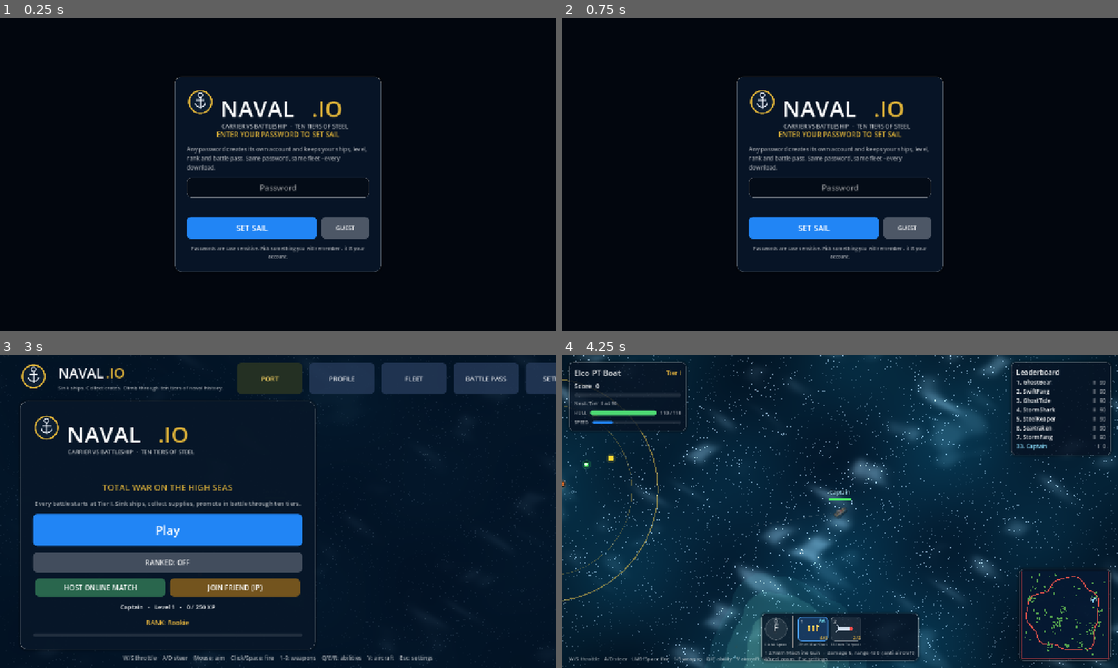
Above: before the commit, frames 1-4 (two rows, left to right).
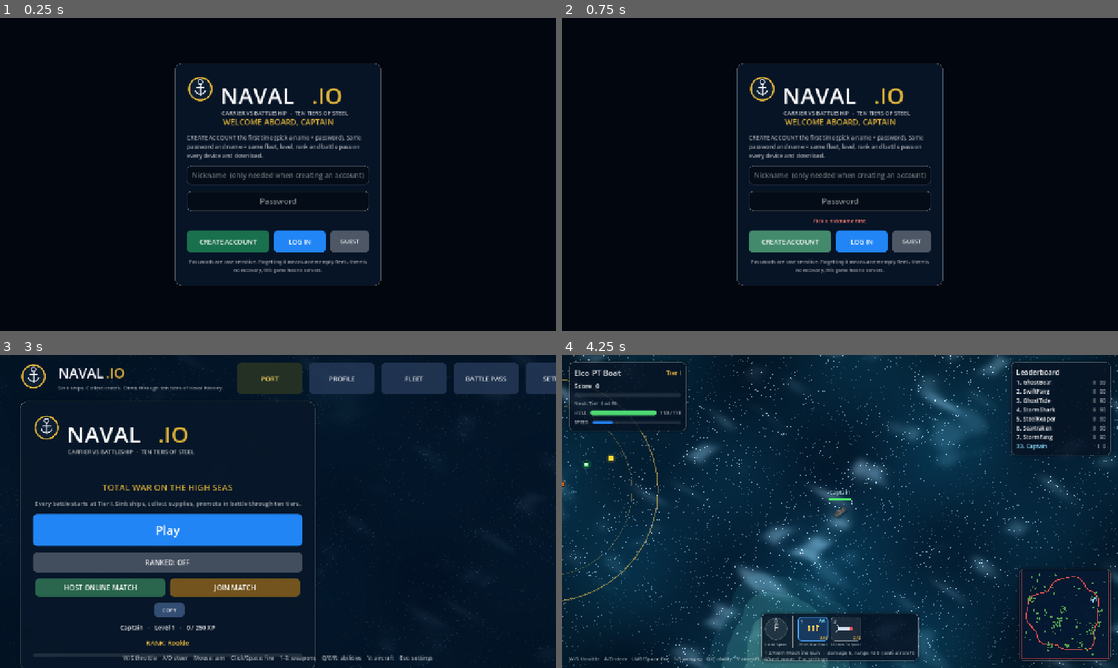
Above: after the commit, the same moments.

Repository: alaazbloob2-droid/My-first-game-
Game: Godot game, scene res://main.tscn
Two runs of this game, one before a commit and one after it. Both use one fixed random seed, a clock stepped at 60 frames per second and the inputs below.
Inputs (mouse positions are in pixels of both pictures, inside the frame that each line leads up to):
- Up to frame 1 (0.25 s): no input
- Up to frame 2 (0.75 s): click (795, 249) at 0.5 s, where only the run after the commit has a clickable "JOIN MATCH"
- Up to frame 3 (3 s): click "SET SAIL" (after the commit: "LOG IN") at 1.25 s; click (166, 608) at 2 s, where only the run after the commit has a clickable "COPY"; click "GUEST" at 2.75 s
- Up to frame 4 (4.25 s): click "Play" at 3.5 s

The runs differ from the first frame. In frame 1, 8.3% of the frame differs, in the area x 31-69%, y 14-86%; in frame 2, 8.3%; in frame 3, 1.6%; in frame 4, nothing differs.

Commit message:
Lobby for strangers: LAN match finder list, host address copy button, visible LEAVE BATTLE button, CREATE ACCOUNT flow, adaptive menu/HUD scaling with UI-size setting; Godot 4.2 verified
Co-authored-by: alaazbloob2-droid <alaazbloob2-droid@users.noreply.github.com>

Diff:
--- a/main.gd
+++ b/main.gd
@@ -346,6 +346,10 @@
 var net_crates_acc := 0.0
 var net_ev_shots: Array = []
 var net_ev_fx: Array = []
+var net_beacon: PacketPeerUDP = null
+var net_beacon_acc := 0.0
+var net_listen: PacketPeerUDP = null
+var net_matches: Dictionary = {}
 var bake_gen := 0
 var wgen := RandomNumberGenerator.new()
 var water_mat: ShaderMaterial
@@ -469,6 +473,7 @@
 	ui.play_pressed.connect(_on_play)
 	ui.host_requested.connect(_net_host)
 	ui.join_requested.connect(_net_client)
+	ui.match_picked.connect(_net_client)
 	ui.ship_picked.connect(_on_ship_picked)
 	ui.slot_clicked.connect(_select_weapon)
 	ui.ability_clicked.connect(_use_ability_player)
@@ -3735,6 +3740,7 @@
 	time += dt
 	vp_size = get_viewport_rect().size
 	_net_poll()
+	_net_match_listen(dt)
 	if net_mode == 1:
 		_net_host_apply(dt)
 	if net_mode == 2:
@@ -3837,6 +3843,7 @@
 		battle_time += dt
 	if net_mode == 1:
 		_net_host_frame(dt)
+		_net_beacon(dt)
 	prof["frame"] = lerpf(float(prof.get("frame", delta * 1000.0)), delta * 1000.0, 0.1)
 	if settings_dirty:
 		save_timer -= dt
@@ -4970,6 +4977,13 @@
 
 func _net_shutdown() -> void:
 	net_mode = 0
+	if net_beacon != null:
+		net_beacon.close()
+		net_beacon = null
+	if net_listen != null:
+		net_listen.close()
+		net_listen = null
+	net_matches.clear()
 	net_hello_sent = false
 	net_started = false
 	net_world_ready = false
@@ -4997,9 +5011,16 @@
 	var res: Array = NetScript.setup_upnp()
 	if bool(res[0]):
 		net_ip_hint = str(res[1])
-		ui.toast("Hosting! Friend picks JOIN and types: %s:%d" % [str(res[1]), NetScript.PORT])
+		ui.set_host_addr("%s:%d" % [net_ip_hint, NetScript.PORT])
+		ui.toast("Hosting! Friend picks JOIN and types: %s:%d" % [net_ip_hint, NetScript.PORT])
 	else:
-		ui.toast("Local match up - friends on YOUR wifi can join %s" % _local_ip_hint())
+		var lan := _local_ip_hint()
+		if lan.begins_with("local port"):
+			ui.set_host_addr(lan)
+			ui.toast("Match up on the local network - others find it in the match list.")
+		else:
+			ui.set_host_addr("%s:%d" % [lan, NetScript.PORT])
+			ui.toast("Local match up - friends on YOUR wifi can join %s" % lan)
 		ui.toast("Internet join needs port %d UDP open (UPnP said: %s)." % [NetScript.PORT, str(res[2])])
 	var peer := ENetMultiplayerPeer.new()
 	var err: int = peer.create_server(NetScript.PORT, 4)
@@ -5010,6 +5031,9 @@
 		return
 	net_mode = 1
 	net_peer = peer
+	net_beacon = PacketPeerUDP.new()
+	net_beacon.set_broadcast_enabled(true)
+	net_beacon_acc = 1.0
 	var nick := str(S.d.get("nick", "Admiral"))
 	if not D.nick_ok(nick):
 		nick = "Admiral"
@@ -5677,3 +5701,47 @@
 
 func _net_bcast(msg: Array) -> void:
 	_net_put(msg)
+
+func _net_beacon(dt: float) -> void:
+	if net_beacon == null or net_mode != 1:
+		return
+	net_beacon_acc += dt
+	if net_beacon_acc < 0.8:
+		return
+	net_beacon_acc = 0.0
+	var nick := str(S.d.get("nick", "Battle"))
+	if not D.nick_ok(nick):
+		nick = "Battle"
+	var npl := net_ships.size() + 1
+	net_beacon.set_dest_address("255.255.255.255", NetScript.DIS_PORT)
+	net_beacon.put_var([NetScript.DIS_TAG, "%s's battle (%d)" % [nick, npl], npl])
+	net_beacon.set_dest_address("127.0.0.1", NetScript.DIS_PORT)
+	net_beacon.put_var([NetScript.DIS_TAG, "%s's battle (%d)" % [nick, npl], npl])
+
+func _net_match_listen(_dt: float) -> void:
+	if net_mode != 0 or ui == null or ui.join_root == null or not ui.join_root.visible:
+		if net_listen != null:
+			net_listen.close()
+			net_listen = null
+		return
+	if net_listen == null:
+		net_listen = PacketPeerUDP.new()
+		if net_listen.bind(NetScript.DIS_PORT) != OK:
+			net_listen.close()
+			net_listen = null
+			return
+	while net_listen.get_available_packet_count() > 0:
+		var v: Variant = net_listen.get_var()
+		var ip := net_listen.get_packet_ip()
+		if v is Array and (v as Array).size() >= 3 and str((v as Array)[0]) == NetScript.DIS_TAG:
+			net_matches[ip] = [str((v as Array)[1]), int((v as Array)[2]), time]
+	var stale: Array = []
+	for ip in net_matches.keys():
+		if time - float(net_matches[ip][2]) > 3.5:
+			stale.append(ip)
+	for ip in stale:
+		net_matches.erase(ip)
+	var list: Array = []
+	for ip in net_matches.keys():
+		list.append([ip, str(net_matches[ip][0]), int(net_matches[ip][1])])
+	ui.set_matches(list)
--- a/net.gd
+++ b/net.gd
@@ -12,6 +12,12 @@
 # host and the friend build the world from the same seed.
 
 const PORT := 7070
+const DIS_PORT := 7071
+const DIS_TAG := "NAVALIO"
+
+# LAN match discovery: the host broadcasts a tiny beacon every second on the
+# local network; the join screen listens on DIS_PORT and lists live matches so
+# players on the same wifi never have to type an address.
 
 # client -> host
 const M_HELLO := 10   # [nick, paint_kind]
--- a/project.godot
+++ b/project.godot
@@ -5,7 +5,7 @@
 
 config/name="Naval IO"
 run/main_scene="res://main.tscn"
-config/features=PackedStringArray("4.7", "GL Compatibility")
+config/features=PackedStringArray("4.2", "GL Compatibility")
 
 [display]
 
--- a/settings.gd
+++ b/settings.gd
@@ -20,6 +20,7 @@
 	"bake": true,
 	"wakes": true,
 	"fx_density": 1.0,
+	"ui_scale": 1.0,
 	"shake": 1.0,
 	"fps_cap": 0,          # 0 = unlimited
 	"vsync": true,
@@ -89,6 +90,8 @@
 var keys: Dictionary = {}
 var account_key := ""
 var logged_in := false
+var login_missing := false
+var last_create_err := 0
 
 func _init() -> void:
 	reset_all()
@@ -127,12 +130,14 @@
 	return pin.sha256_text().substr(0, 24)
 
 func load_account(pin: String) -> bool:
-	var key := pin_hash(pin.strip_edges())
-	if key.is_empty():
+	login_missing = false
+	var pinx := pin.strip_edges()
+	var key := pin_hash(pinx)
+	if pinx.is_empty() or key.is_empty():
 		return false
-	account_key = key
 	var cf := ConfigFile.new()
 	if cf.load(ACC_PATH) == OK and cf.has_section(key):
+		account_key = key
 		for f_name in ACCOUNT_FIELDS:
 			if cf.has_section_key(key, f_name):
 				d[f_name] = cf.get_value(key, f_name)
@@ -140,15 +145,40 @@
 		season_check()
 		save_file()
 		return true
-	# fresh account for this PIN
+	login_missing = true
+	return false
+
+func password_taken(pin: String) -> bool:
+	var pinx := pin.strip_edges()
+	if pinx.is_empty():
+		return false
+	var cf := ConfigFile.new()
+	return cf.load(ACC_PATH) == OK and cf.has_section(pin_hash(pinx))
+
+func create_account(pin: String, nick: String) -> int:
+	# 0 ok, 1 password in use, 2 bad input
+	var pinx := pin.strip_edges()
+	if pinx.is_empty():
+		last_create_err = 2
+		return 2
+	var key := pin_hash(pinx)
+	if key.is_empty():
+		last_create_err = 2
+		return 2
+	var cf := ConfigFile.new()
+	if cf.load(ACC_PATH) == OK and cf.has_section(key):
+		last_create_err = 1
+		return 1
+	account_key = key
 	for f_name in ACCOUNT_FIELDS:
 		d[f_name] = DEFAULTS.get(f_name, d.get(f_name, 0))
-	d["nick"] = "Captain%04d" % (randi() % 10000)
+	d["nick"] = nick
 	d["season_start"] = int(Time.get_unix_time_from_system())
 	logged_in = true
 	store_account()
 	save_file()
-	return true
+	return 0
+
 
 func store_account() -> void:
 	if account_key.is_empty():
@@ -163,6 +193,7 @@
 	store_account()
 	account_key = ""
 	logged_in = false
+	login_missing = false
 
 func season_check() -> void:
 	var now := int(Time.get_unix_time_from_system())
--- a/ui.gd
+++ b/ui.gd
@@ -11,6 +11,7 @@
 signal exit_requested
 signal host_requested
 signal join_requested(ip: String)
+signal match_picked(ip: String)
 
 const D := preload("res://data.gd")
 const SettingsScript := preload("res://settings.gd")
@@ -48,6 +49,12 @@
 var join_root: Control
 var join_ip_edit: LineEdit
 var join_err: Label
+var match_list: VBoxContainer
+var match_msg: Label
+var match_rows: Array = []
+var host_addr_lbl: Label
+var leave_btn: Button
+var login_nick: LineEdit
 
 var lbl_class: Label
 var lbl_level: Label
@@ -141,13 +148,17 @@
 func setup(settings: SettingsScript) -> void:
 	S = settings
 	layer = 10
+	var full := Control.new()
+	full.mouse_filter = Control.MOUSE_FILTER_IGNORE
+	full.set_anchors_and_offsets_preset(Control.PRESET_FULL_RECT)
+	add_child(full)
+	full.resized.connect(_apply_ui_scale)
 	root = Control.new()
 	root.mouse_filter = Control.MOUSE_FILTER_IGNORE
 	var th := Theme.new()
 	th.default_font_size = 14
 	root.theme = th
-	add_child(root)
-	root.set_anchors_and_offsets_preset(Control.PRESET_FULL_RECT)
+	full.add_child(root)
 	_build_hud()
 	_build_menu()
 	_build_levelup()
@@ -174,6 +185,18 @@
 	root.add_child(lowhp_rect)
 	lowhp_rect.set_anchors_and_offsets_preset(Control.PRESET_FULL_RECT)
 	warn_lbl.visible = false
+	_apply_ui_scale()
+
+func _apply_ui_scale() -> void:
+	if root == null or root.get_parent() == null:
+		return
+	var vs: Vector2 = root.get_parent().size
+	if vs.y <= 1.0:
+		return
+	var sc := clampf(S.f("ui_scale"), 0.6, 2.5) * clampf(vs.y / 720.0, 0.75, 2.2)
+	root.scale = Vector2(sc, sc)
+	root.size = vs / sc
+	root.position = Vector2.ZERO
 
 func _process(dt: float) -> void:
 	if feed.is_empty():
@@ -371,6 +394,11 @@
 	root.add_child(hud_root)
 	hud_root.set_anchors_and_offsets_preset(Control.PRESET_FULL_RECT)
 	hud_root.mouse_filter = Control.MOUSE_FILTER_IGNORE
+
+	leave_btn = _make_button(hud_root, "LEAVE BATTLE", 13, Vector2(150, 32), Color(0.62, 0.28, 0.18))
+	_rect(leave_btn, 0.5, 0, 0.5, 0, -78, 10, 78, 42)
+	leave_btn.visible = false
+	leave_btn.pressed.connect(_exit_battle)
 
 	# --- status panel (top-left)
 	var st := _panel(hud_root)
@@ -1054,10 +1082,20 @@
 	host_btn.pressed.connect(func():
 		audio_click()
 		host_requested.emit())
-	var join_btn := _make_button(net_row, "JOIN FRIEND (IP)", 16, Vector2(300, 42), Color(0.45, 0.33, 0.12))
+	var join_btn := _make_button(net_row, "JOIN MATCH", 16, Vector2(300, 42), Color(0.45, 0.33, 0.12))
 	join_btn.pressed.connect(func():
 		audio_click()
 		_open_join())
+	var addr_row := HBoxContainer.new()
+	addr_row.alignment = BoxContainer.ALIGNMENT_CENTER
+	addr_row.add_theme_constant_override("separation", 8)
+	v.add_child(addr_row)
+	host_addr_lbl = _label(addr_row, "", 13, Color(0.6, 1.0, 0.85))
+	var copyb := _make_button(addr_row, "COPY", 12, Vector2(70, 30), Color(0.2, 0.3, 0.45))
+	copyb.pressed.connect(func():
+		audio_click()
+		DisplayServer.clipboard_set(host_addr_lbl.text)
+		toast("Address copied - send it to your friend"))
 	profile_lbl = _label(v, "", 14, TEXT)
 	profile_lbl.horizontal_alignment = HORIZONTAL_ALIGNMENT_CENTER
 	rank_lbl = _label(v, "", 15, WARN)
@@ -1163,7 +1201,7 @@
 	var n := str(name_edit.text).strip_edges()
 	if n.is_empty():
 		return
-	if not D.nick_ok(n):
+	if not _nick_strict(n):
 		if prof_d.has("msg"):
 			(prof_d["msg"] as Label).text = "That nickname is not allowed."
 		return
@@ -1614,10 +1652,30 @@
 	big_logo.mouse_filter = Control.MOUSE_FILTER_IGNORE
 	big_logo.draw.connect(_draw_big_logo.bind(big_logo))
 	v.add_child(big_logo)
-	_label(v, "ENTER YOUR PASSWORD TO SET SAIL", 16, Color(0.86, 0.69, 0.22)).horizontal_alignment = HORIZONTAL_ALIGNMENT_CENTER
-	var note := _label(v, "Any password creates its own account and keeps your ships, level, rank and battle pass. Same password, same fleet - every download.", 13, TEXT_DIM)
+	_label(v, "WELCOME ABOARD, CAPTAIN", 18, Color(0.86, 0.69, 0.22)).horizontal_alignment = HORIZONTAL_ALIGNMENT_CENTER
+	var note := _label(v, "CREATE ACCOUNT the first time (pick a name + password). Same password and name = same fleet, level, rank and battle pass on every device and download.", 13, TEXT_DIM)
 	note.autowrap_mode = TextServer.AUTOWRAP_WORD_SMART
 	note.custom_minimum_size = Vector2(420, 0)
+	login_nick = LineEdit.new()
+	login_nick.placeholder_text = "Nickname  (only needed when creating an account)"
+	login_nick.max_length = 14
+	login_nick.custom_minimum_size = Vector2(0, 44)
+	login_nick.alignment = HORIZONTAL_ALIGNMENT_CENTER
+	login_nick.add_theme_font_size_override("font_size", 16)
+	var lne := StyleBoxFlat.new()
+	lne.bg_color = Color(0, 0, 0, 0.4)
+	lne.set_corner_radius_all(10)
+	lne.set_content_margin_all(8)
+	lne.border_color = Color(1, 1, 1, 0.15)
+	lne.set_border_width_all(1)
+	var lnf := lne.duplicate() as StyleBoxFlat
+	lnf.border_color = Color(0.30, 0.65, 1.0)
+	lnf.set_border_width_all(2)
+	login_nick.add_theme_stylebox_override("normal", lne)
+	login_nick.add_theme_stylebox_override("focus", lnf)
+	login_nick.add_theme_color_override("font_color", Color.WHITE)
+	login_nick.add_theme_color_override("font_placeholder_color", Color(1, 1, 1, 0.4))
+	v.add_child(login_nick)
 	login_pin = LineEdit.new()
 	login_pin.secret = true
 	login_pin.secret_character = "x"
@@ -1644,12 +1702,14 @@
 	var row := HBoxContainer.new()
 	row.add_theme_constant_override("separation", 10)
 	v.add_child(row)
-	var go := _make_button(row, "SET SAIL", 18, Vector2(0, 50))
-	go.size_flags_horizontal = Control.SIZE_EXPAND_FILL
+	var mk := _make_button(row, "CREATE ACCOUNT", 15, Vector2(0, 50), Color(0.10, 0.44, 0.30))
+	mk.size_flags_horizontal = Control.SIZE_EXPAND_FILL
+	mk.pressed.connect(_create_confirm)
+	var go := _make_button(row, "LOG IN", 15, Vector2(120, 50))
 	go.pressed.connect(_login_confirm)
-	var guest := _make_button(row, "GUEST", 14, Vector2(110, 50), Color(0.3, 0.34, 0.4))
+	var guest := _make_button(row, "GUEST", 14, Vector2(90, 50), Color(0.3, 0.34, 0.4))
 	guest.pressed.connect(_login_guest)
-	var hint2 := _label(v, "Passwords are case sensitive. Pick something you will remember - it IS your account.", 11, TEXT_DIM)
+	var hint2 := _label(v, "Passwords are case sensitive. Forgetting it means a new empty fleet - there is no recovery, this game has no servers.", 11, TEXT_DIM)
 	hint2.horizontal_alignment = HORIZONTAL_ALIGNMENT_CENTER
 	hint2.autowrap_mode = TextServer.AUTOWRAP_WORD_SMART
 	hint2.custom_minimum_size = Vector2(420, 0)
@@ -1703,7 +1763,14 @@
 	go.pressed.connect(_join_confirm)
 	var cancel := _make_button(row, "CANCEL", 14, Vector2(110, 50), Color(0.3, 0.34, 0.4))
 	cancel.pressed.connect(_join_cancel)
-	var hint := _label(v, "Same wifi? Ask the host for their LAN address (shown when they host). Port is 7070 UDP.", 11, TEXT_DIM)
+	var mlbl := _label(v, "MATCHES FOUND ON THIS NETWORK", 13, Color(0.86, 0.69, 0.22))
+	v.add_child(mlbl)
+	match_msg = _label(v, "Searching for nearby matches...", 12, TEXT_DIM)
+	v.add_child(match_msg)
+	match_list = VBoxContainer.new()
+	match_list.add_theme_constant_override("separation", 6)
+	v.add_child(match_list)
+	var hint := _label(v, "Strangers on the same wifi appear here automatically. Someone on another internet connection? The host Copies their address (shown after hosting) and sends it to you - the game has no master server, so across the internet the address is how you find each other.", 11, TEXT_DIM)
 	hint.horizontal_alignment = HORIZONTAL_ALIGNMENT_CENTER
 	hint.autowrap_mode = TextServer.AUTOWRAP_WORD_SMART
 	hint.custom_minimum_size = Vector2(460, 0)
@@ -1713,7 +1780,34 @@
 		return
 	join_ip_edit.text = ""
 	join_err.text = ""
+	match_msg.text = "Searching for nearby matches..."
+	for r in match_rows:
+		(r as Control).queue_free()
+	match_rows.clear()
 	join_root.visible = true
+
+func set_host_addr(addr: String) -> void:
+	if host_addr_lbl != null:
+		host_addr_lbl.text = addr
+
+func set_matches(ms: Array) -> void:
+	if match_list == null or not join_root.visible:
+		return
+	for r in match_rows:
+		(r as Control).queue_free()
+	match_rows.clear()
+	if ms.is_empty():
+		match_msg.text = "No matches on this network yet - keep this open while the host starts one."
+		return
+	match_msg.text = "%d match(es) found - click to join:" % ms.size()
+	for m in ms:
+		var txt := "%s  -  %s" % [str(m[1]), str(m[0])]
+		var b := _make_button(match_list, txt, 13, Vector2(460, 34), Color(0.16, 0.40, 0.30))
+		b.pressed.connect(func():
+			audio_click()
+			join_ip_edit.text = str(m[0])
+			_join_confirm())
+		match_rows.append(b)
 
 func _join_cancel() -> void:
 	if join_root != null:
@@ -1730,21 +1824,53 @@
 	join_root.visible = false
 	join_requested.emit(ip)
 
+func _nick_strict(n: String) -> bool:
+	if not D.nick_ok(n):
+		return false
+	for bad in ["<", ">", "&", "/", "\\", "{", "}"]:
+		if n.contains(bad):
+			return false
+	return true
+
+func _create_confirm() -> void:
+	var nick := login_nick.text.strip_edges()
+	var pin := login_pin.text.strip_edges()
+	if nick.is_empty():
+		login_err.text = "Pick a nickname first."
+		return
+	if not _nick_strict(nick) or nick.length() < 3:
+		login_err.text = "That nickname is not allowed (3-14 letters, nothing rude)."
+		return
+	if pin.length() < 4:
+		login_err.text = "Password needs at least 4 characters."
+		return
+	var r := S.create_account(pin, nick)
+	if r == 1:
+		login_err.text = "That password is already used. Use LOG IN."
+		return
+	if r != 0:
+		login_err.text = "Could not create the account. Try again."
+		return
+	_after_login(nick)
+
 func _login_confirm() -> void:
 	var pin := login_pin.text.strip_edges()
 	if pin.is_empty():
 		login_err.text = "Type a password first."
 		return
 	if S.load_account(pin):
-		login_root.visible = false
-		guest_mode = false
-		name_edit.text = str(S.d.get("nick", "Captain"))
-		_refresh_menu_meta()
-		_fill_progress()
-		_fill_profile()
-		toast("Welcome back, %s" % str(S.d.get("nick", "Captain")))
+		_after_login(str(S.d.get("nick", "Captain")))
 	else:
-		login_err.text = "Could not create that account. Try another password."
+		login_err.text = "No account with that password. Create one first." if S.login_missing else "Login failed."
+
+func _after_login(nname: String) -> void:
+	login_root.visible = false
+	guest_mode = false
+	name_edit.text = str(S.d.get("nick", "Captain"))
+	_refresh_menu_meta()
+	_fill_progress()
+	_fill_profile()
+	toast("Welcome to the fleet, %s" % nname)
 
 func _login_guest() -> void:
 	guest_mode = true
@@ -1943,6 +2069,8 @@
 	_s_check(g, "V-Sync", "vsync")
 	_s_check(g, "Fullscreen", "fullscreen")
 	_s_check(g, "Show FPS counter", "show_fps")
+	_s_slider(g, "Menu / HUD size", "ui_scale", 0.7, 1.8, 0.1, false)
+	set_ctrls["ui_scale"]["c"].value_changed.connect(func(_v: float): _apply_ui_scale())
 
 	var p2 := _tab(tabs, "Gameplay")
 	_s_slider(p2, "Number of AI ships", "bots", 4.0, 50.0, 1.0, false)
@@ -2117,6 +2245,8 @@
 func show_menu() -> void:
 	menu_root.visible = true
 	hud_root.visible = false
+	if leave_btn != null:
+		leave_btn.visible = false
 	respawn_root.visible = false
 	levelup_root.visible = false
 	promo_banner.visible = false
@@ -2136,6 +2266,7 @@
 	menu_root.visible = false
 	hud_root.visible = true
 	respawn_root.visible = false
+	leave_btn.visible = in_battle
 
 func set_fps_visible(v: bool) -> void:
 	lbl_fps.visible = v
